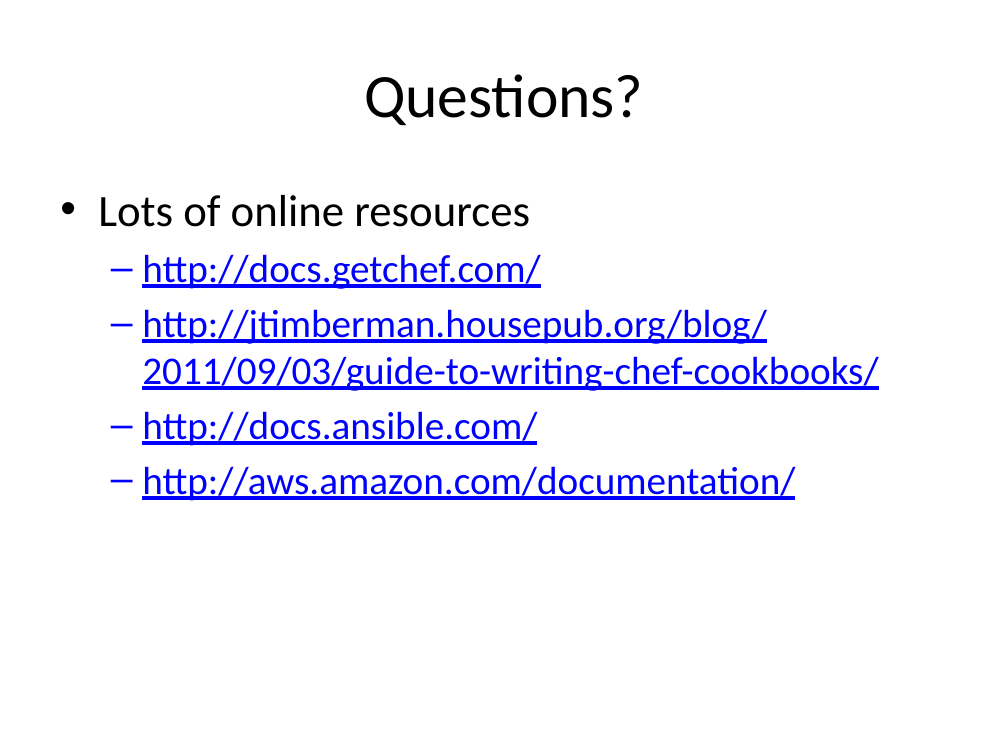
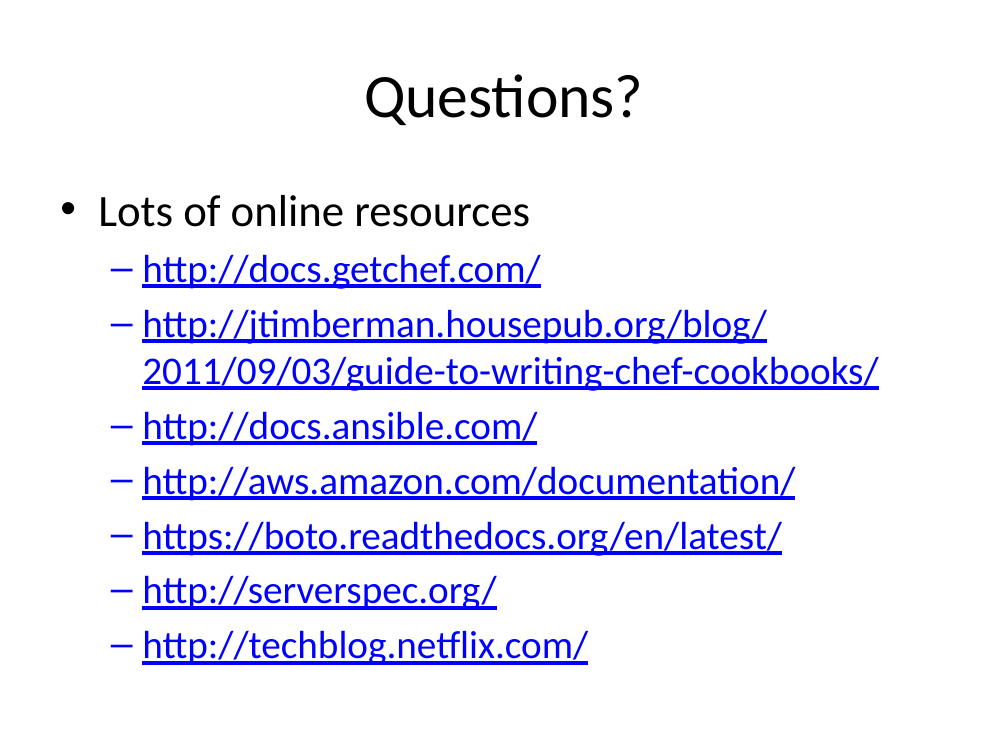
Before and after one commit to Milstein/bsu-cloud-computing, a slide deck: slide 44 of presentation/CloudComputingConfigurationManagement.pptx (slide 42 before the commit). Drawn at 1008x756 pixels with LibreOffice and Linux fonts; fonts in the diff are those of the drawing. Boxes give left, top, right and bottom in pixels: in the first picture for what was removed or moved away, otherwise in the second. Text is boxed around its words. In the diff, an @@ line names an element or a change of style, - is before the commit and + after.

```diff
--- a/presentation/CloudComputingConfigurationManagement.pptx
+++ b/presentation/CloudComputingConfigurationManagement.pptx
@@ text at [142,521,782,665]: paragraphs added @@
+  – https://boto.readthedocs.org/en/latest/
+  – http://serverspec.org/
+  – http://techblog.netflix.com/
```
Also in this commit, not shown: 10 other slides changed, 2 slides added, 9 other files.
